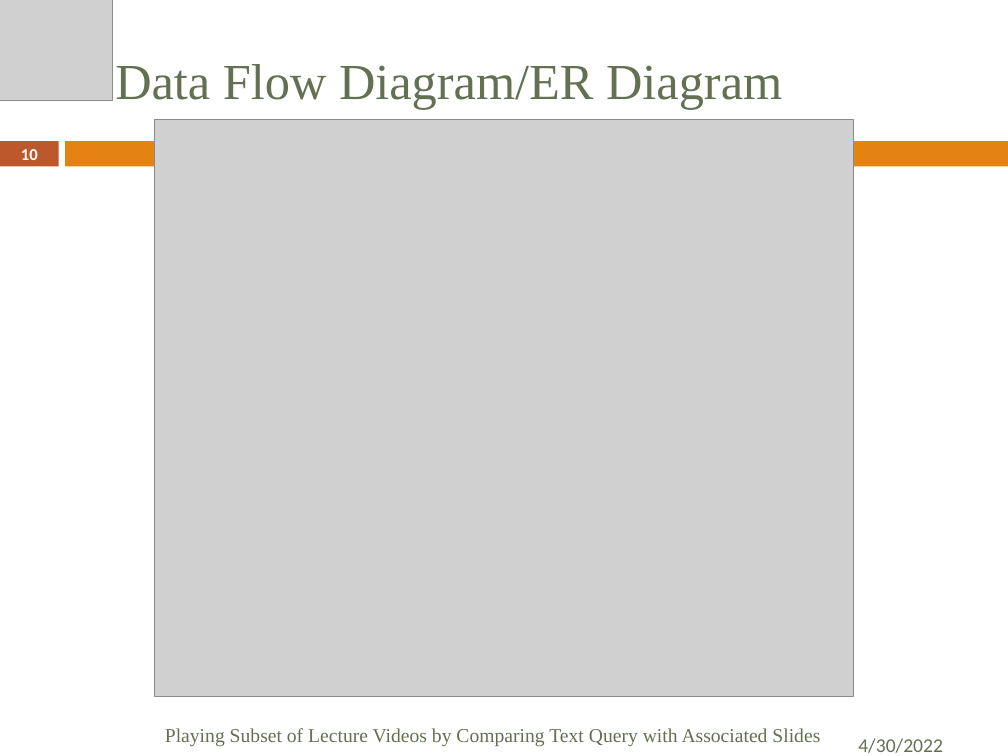
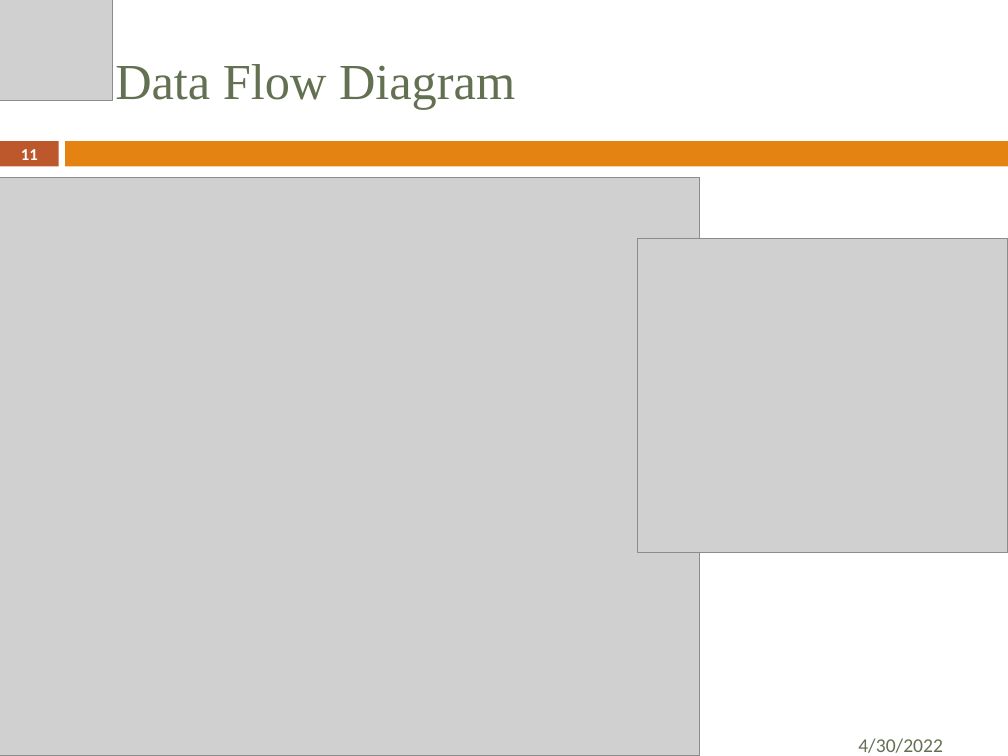
Before and after one commit to Suraj1089/Tree_Plantation, a slide deck: slide 11 of PBL Presentation Format.pptx (slide 10 before the commit). Drawn at 1008x756 pixels with LibreOffice and Linux fonts; fonts in the diff are those of the drawing; grey boxes stand for pictures. Boxes give left, top, right and bottom in pixels: in the first picture for what was removed or moved away, otherwise in the second. Text is boxed around its words. In the diff, an @@ line names an element or a change of style, - is before the commit and + after.

```diff
--- a/PBL Presentation Format.pptx
+++ b/PBL Presentation Format.pptx
@@ title at (115, 64, 515, 110): text changed @@
-Data Flow Diagram/ER Diagram
+Data Flow Diagram
@@ page number at (21, 149, 38, 160): text changed @@
-10
+11
@@ picture: place and size @@
-picture at (154, 120, 854, 698)
+picture at (0, 177, 700, 756)
@@ picture added at (638, 238, 1008, 552) @@
@@ text removed at (165, 728, 820, 746) @@
-Playing Subset of Lecture Videos by Comparing Text Query with Associated Slides
```
Also in this commit, not shown: 11 other slides changed, 1 slide added.
